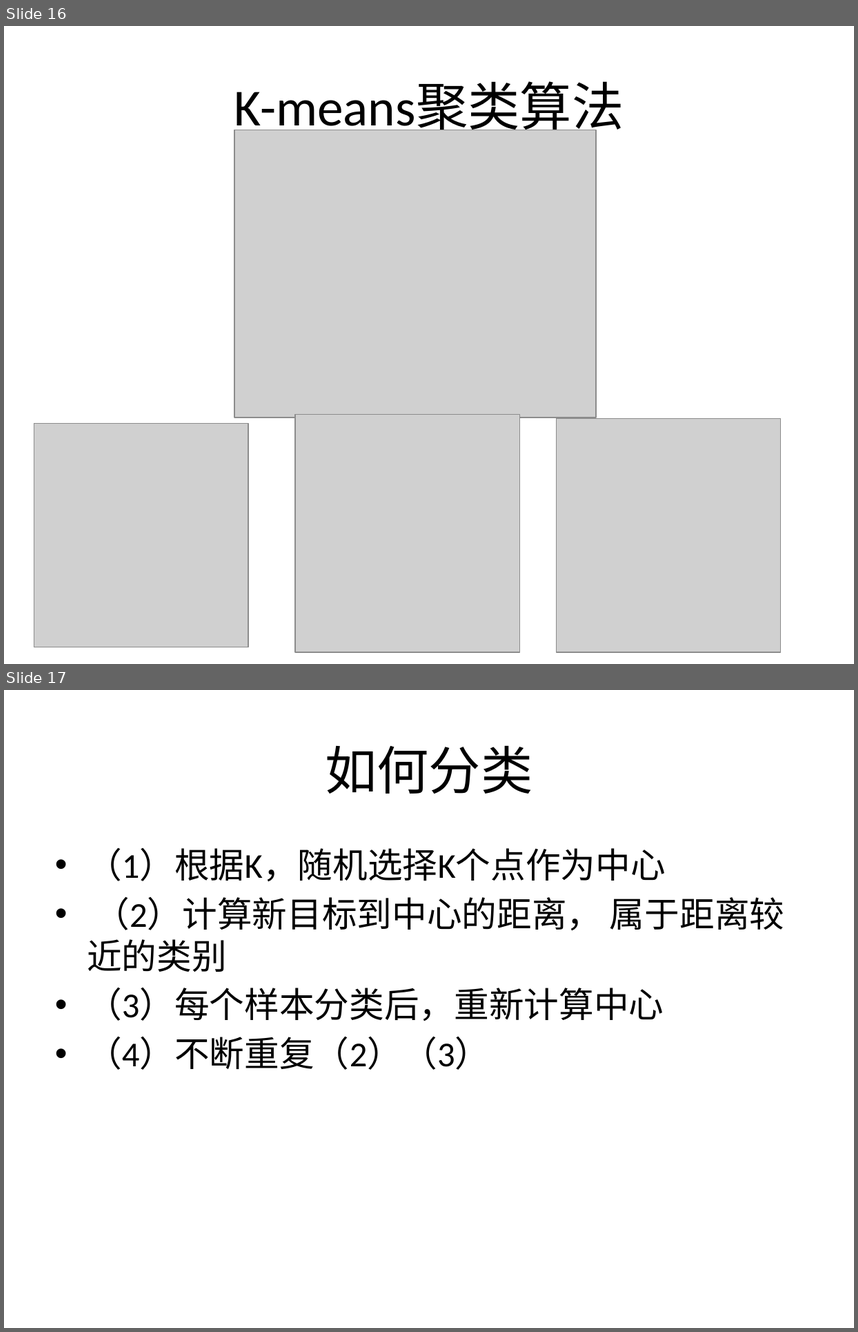
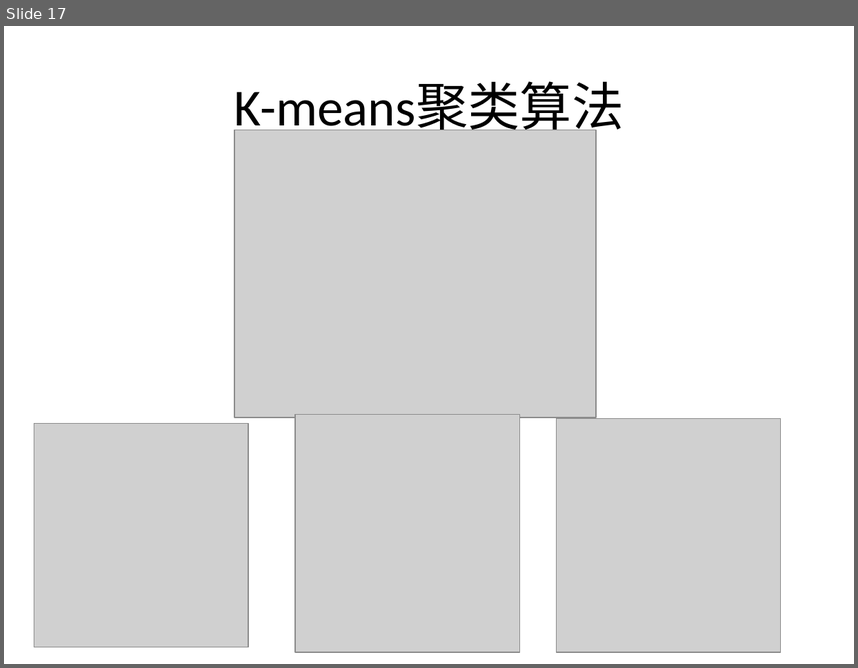
Before and after one commit to BattalionCommander/Python, a slide deck: cls_23聚类算法.ppt. Shown one above the other, each under a label of ours: slides 16 and 17 before the commit, slide 17 after it. The pictures are 858x1332 and 858x668 pixels, drawn with LibreOffice and Linux fonts; fonts in the diff are those of the drawing; grey boxes stand for pictures; background and template pictures are left out. Boxes give left, top, right and bottom in pixels: in the first picture for what was removed or moved away, otherwise in the second. Text is boxed around its words. In the diff, an @@ line names an element or a change of style, - is before the commit and + after.

```diff
--- a/cls_23聚类算法.ppt
+++ b/cls_23聚类算法.ppt
@@ slide 17 removed at (4, 690, 854, 1328), background picture (left out) @@
@@ title removed at (325, 746, 533, 793) @@
-如何分类
@@ text removed at (87, 847, 784, 1069) @@
-• （1）根据K，随机选择K个点作为中心
-• （2）计算新目标到中心的距离， 属于距离较近的类别
-• （3）每个样本分类后，重新计算中心
-• （4）不断重复（2）（3）
@@ what was slide 16 is now slide 17 @@
```
Also in this commit, not shown: 2 slides changed, 1 other file.
